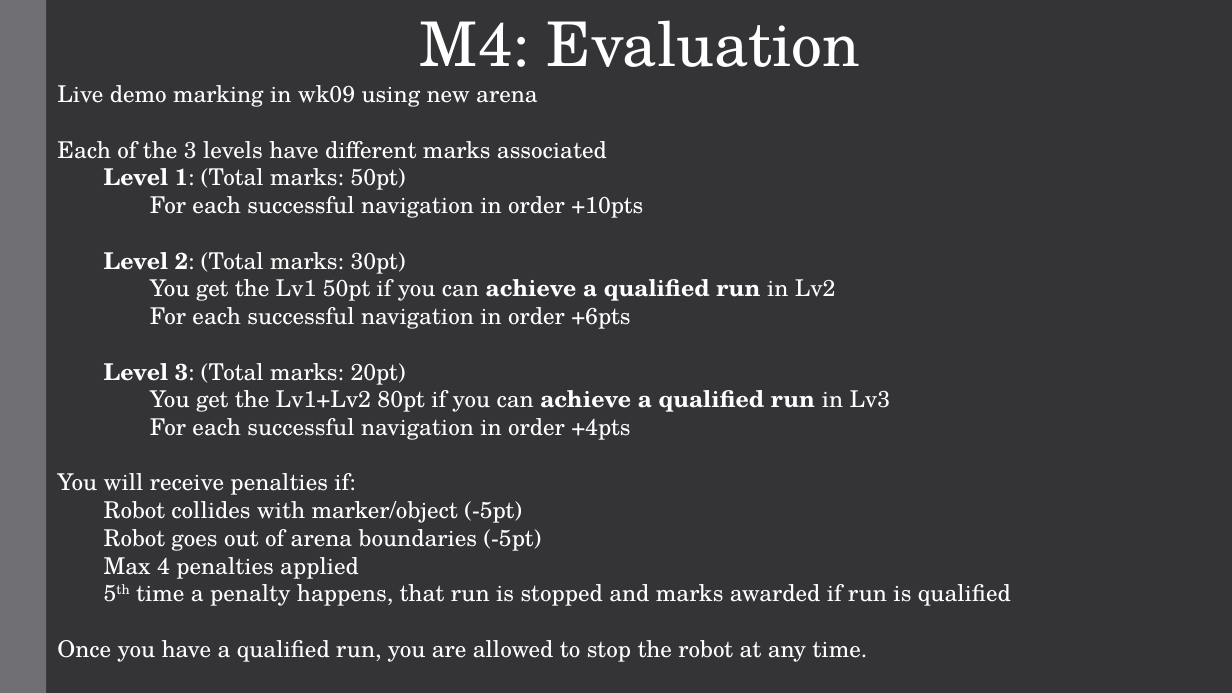
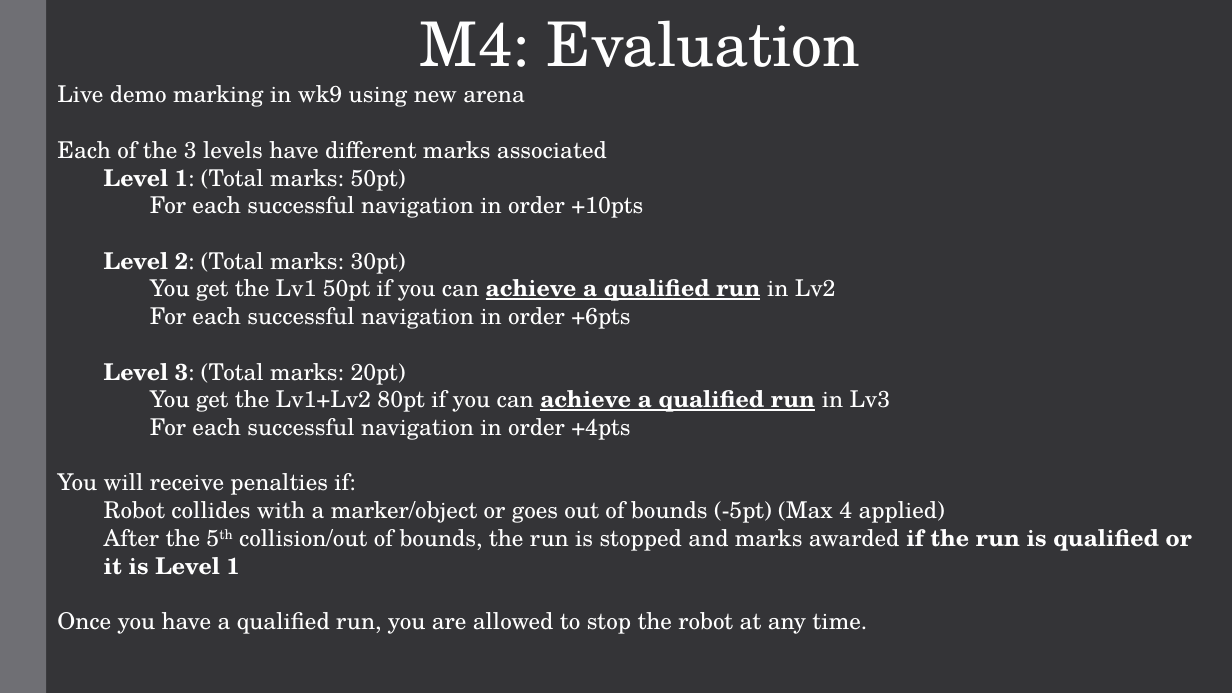
Before and after one commit to AaronMonash/ECE4078_Lab_2024, a slide deck: slide 10 of Week09-10/M5_slides/Lab5_1.pptx. Drawn at 1232x693 pixels with LibreOffice and Linux fonts; fonts in the diff are those of the drawing. Boxes give left, top, right and bottom in pixels: in the first picture for what was removed or moved away, otherwise in the second. Text is boxed around its words. In the diff, an @@ line names an element or a change of style, - is before the commit and + after.

Commit message:
Updated M4 marking slides

```diff
--- a/Week09-10/M5_slides/Lab5_1.pptx
+++ b/Week09-10/M5_slides/Lab5_1.pptx
@@ text at (57,85,525,107): text changed @@
-Live demo marking in wk09 using new arena
+Live demo marking in wk9 using new arena
@@ text at (150,279,891,412): underline on in "achieve a qualified run", "achieve a qualified run" @@
@@ text at (104,501,1192,575): text changed @@
-Robot collides with marker/object (-5pt)
-Robot goes out of arena boundaries (-5pt)
-Max 4 penalties applied
-5th time a penalty happens, that run is stopped and marks awarded if run is qualified
+Robot collides with a marker/object or goes out of bounds (-5pt) (Max 4 applied)
+  After the 5th collision/out of bounds, the run is stopped and marks awarded if the run is qualified or it is Level 1
```
Also in this commit, not shown: 1 other file.
